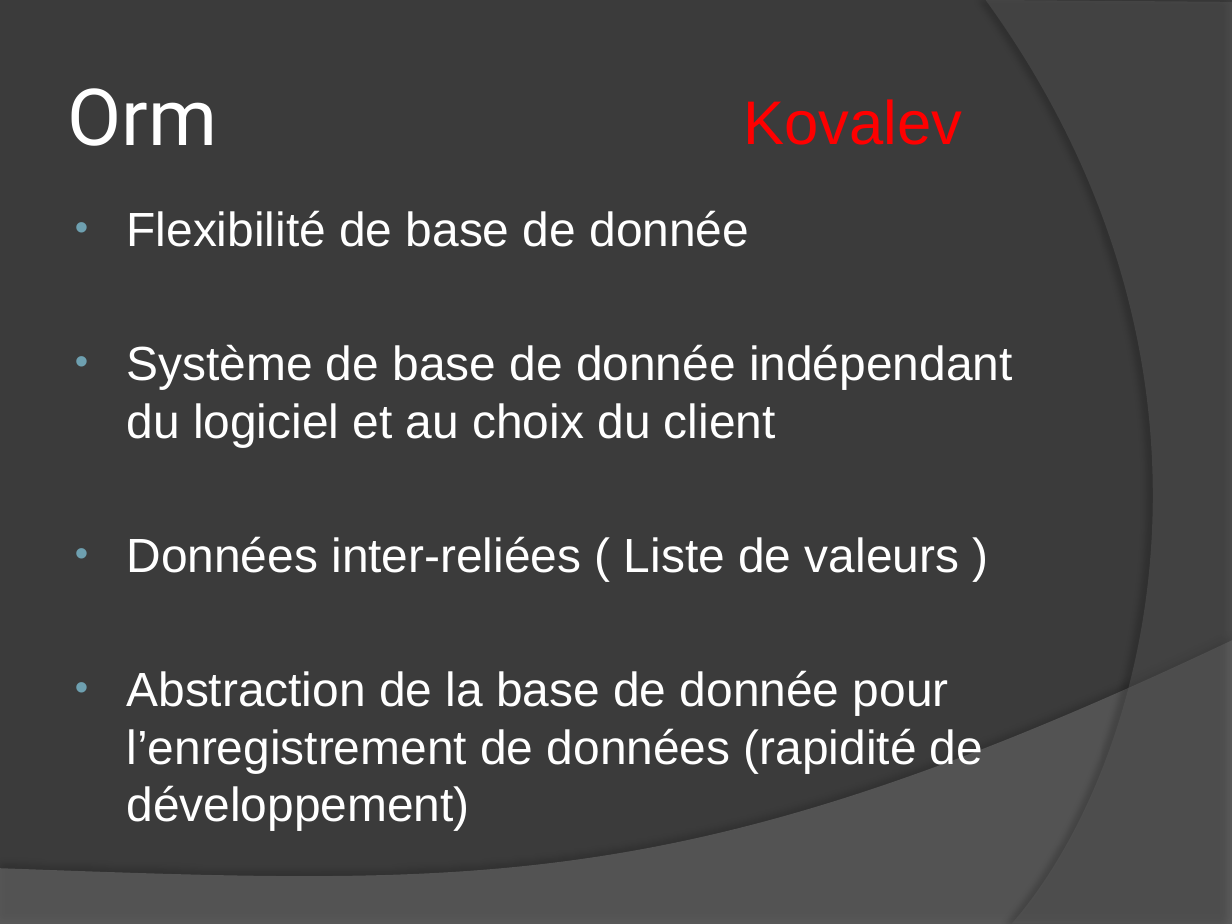
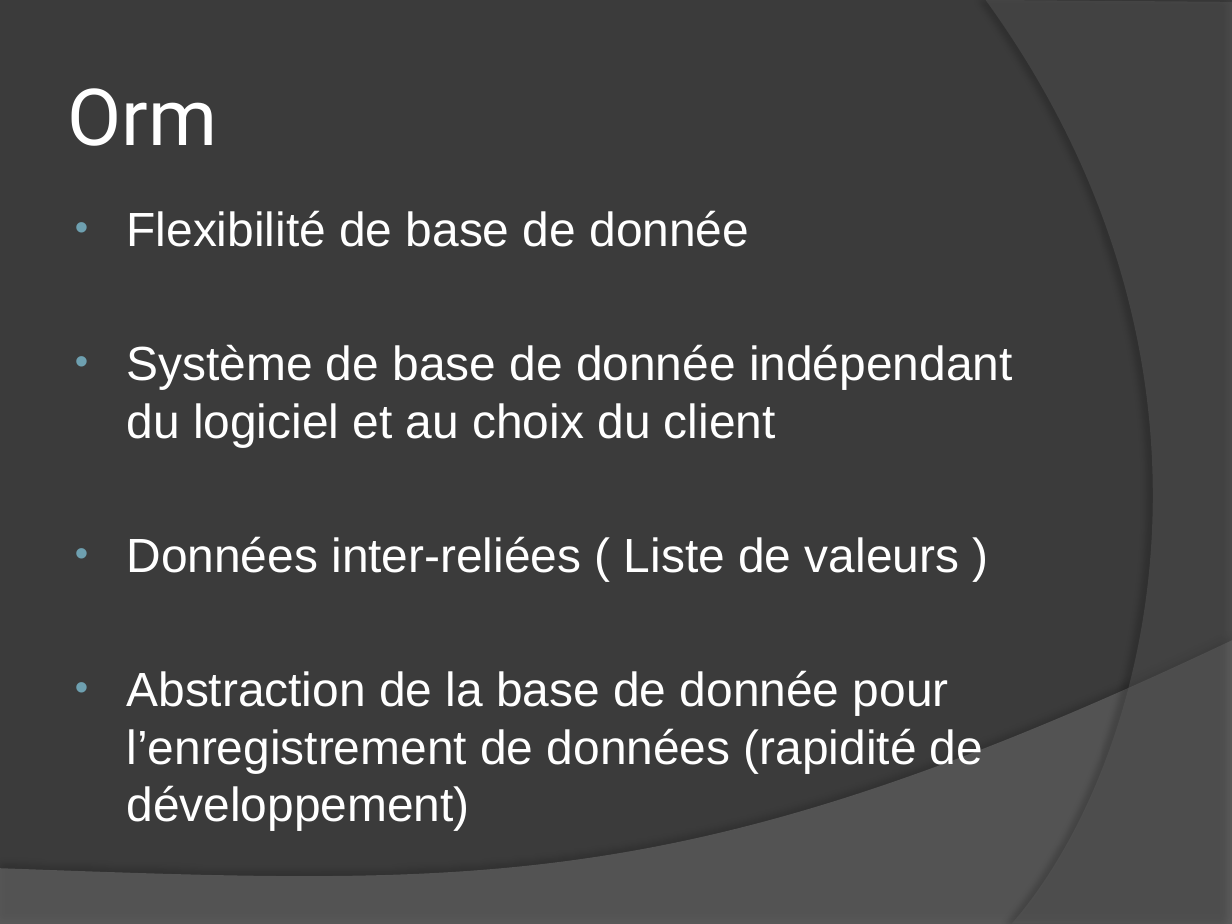
Before and after one commit to udovisdevoh/newtonerp, a slide deck: slide 5 of NewtonERP/Documentation/BeeERP_presentation.pptx. Drawn at 1232x924 pixels with LibreOffice and Linux fonts; fonts in the diff are those of the drawing. Boxes give left, top, right and bottom in pixels: in the first picture for what was removed or moved away, otherwise in the second. Text is boxed around its words. In the diff, an @@ line names an element or a change of style, - is before the commit and + after.

```diff
--- a/NewtonERP/Documentation/BeeERP_presentation.pptx
+++ b/NewtonERP/Documentation/BeeERP_presentation.pptx
@@ text removed at [744, 99, 963, 145] @@
-Kovalev
```
Also in this commit, not shown: 9 other slides changed.
